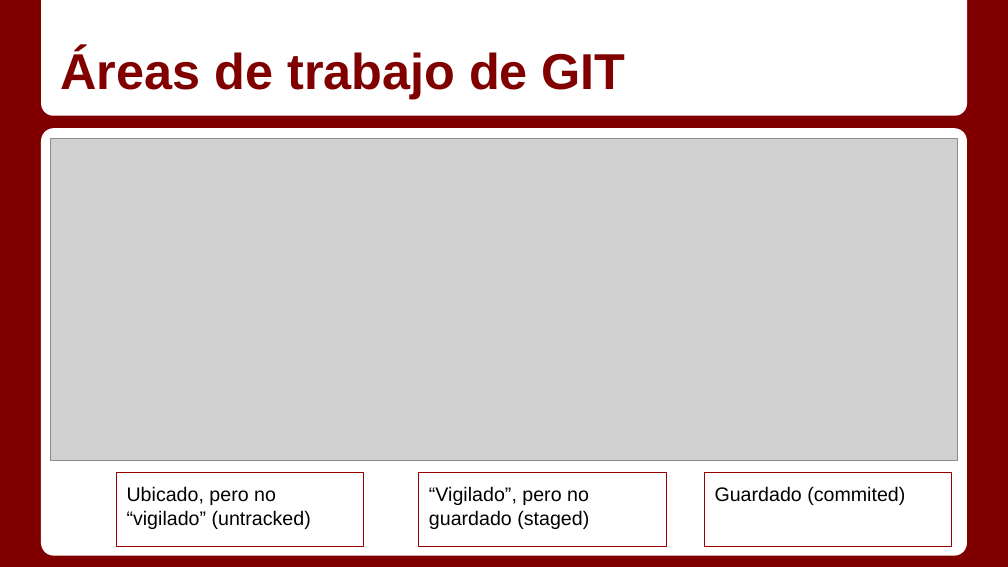
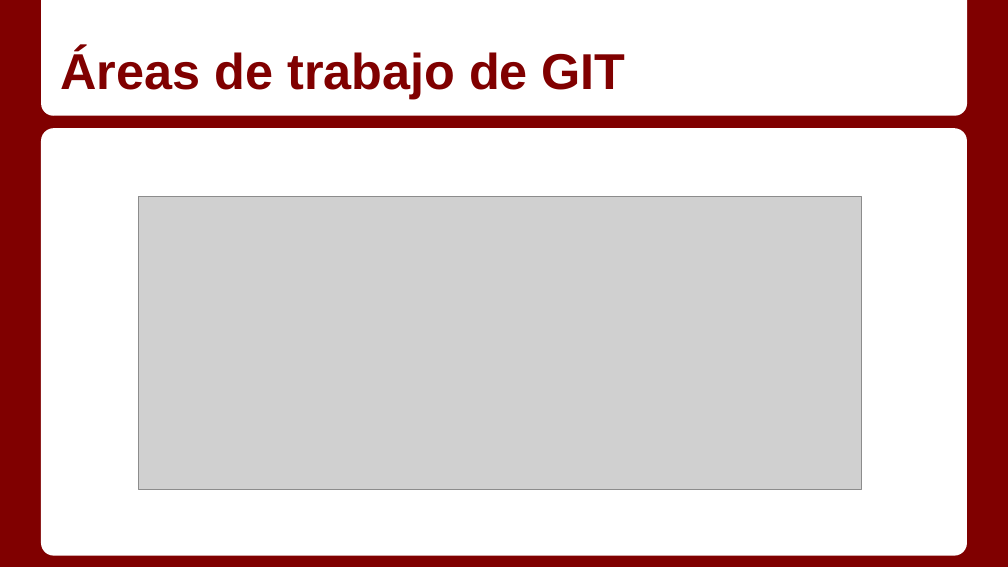
Before and after one commit to Gmuela/CursoJava, a slide deck: slide 17 of Git/GIT.pptx (slide 32 before the commit). Drawn at 1008x567 pixels with LibreOffice and Linux fonts; fonts in the diff are those of the drawing; grey boxes stand for pictures. Boxes give left, top, right and bottom in pixels: in the first picture for what was removed or moved away, otherwise in the second. Text is boxed around its words. In the diff, an @@ line names an element or a change of style, - is before the commit and + after.

```diff
--- a/Git/GIT.pptx
+++ b/Git/GIT.pptx
@@ picture: place and size @@
-picture at box(50, 138, 958, 461)
+picture at box(139, 197, 862, 490)
@@ rectangle removed at box(117, 472, 365, 546) @@
-Ubicado, pero no “vigilado” (untracked)
@@ rectangle removed at box(419, 472, 667, 546) @@
-“Vigilado”, pero no guardado (staged)
@@ rectangle removed at box(705, 472, 953, 546) @@
-Guardado (commited)
```
Also in this commit, not shown: 7 other slides changed, 1 slide added, 17 slides removed, 6 other files.
